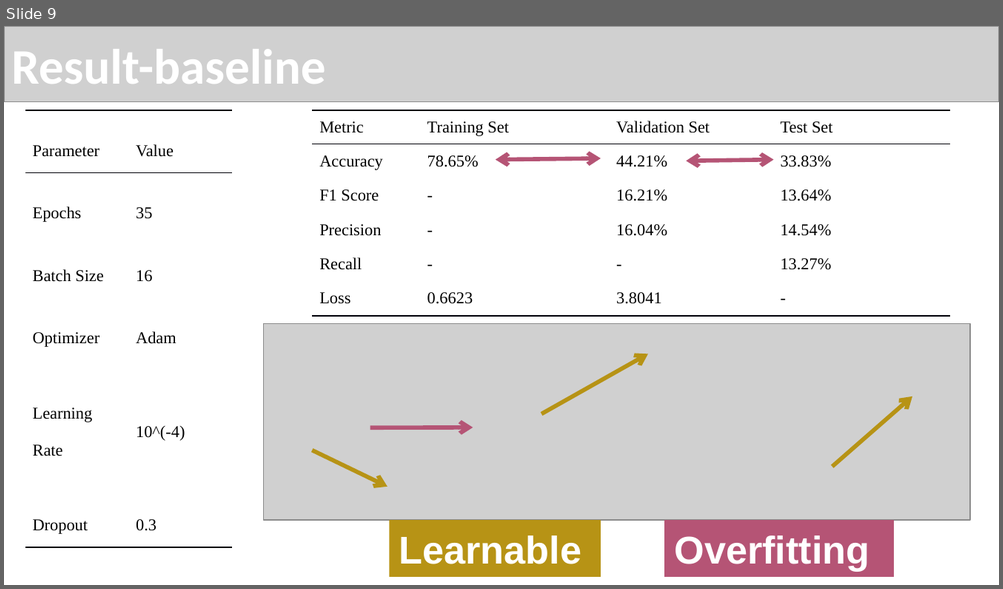
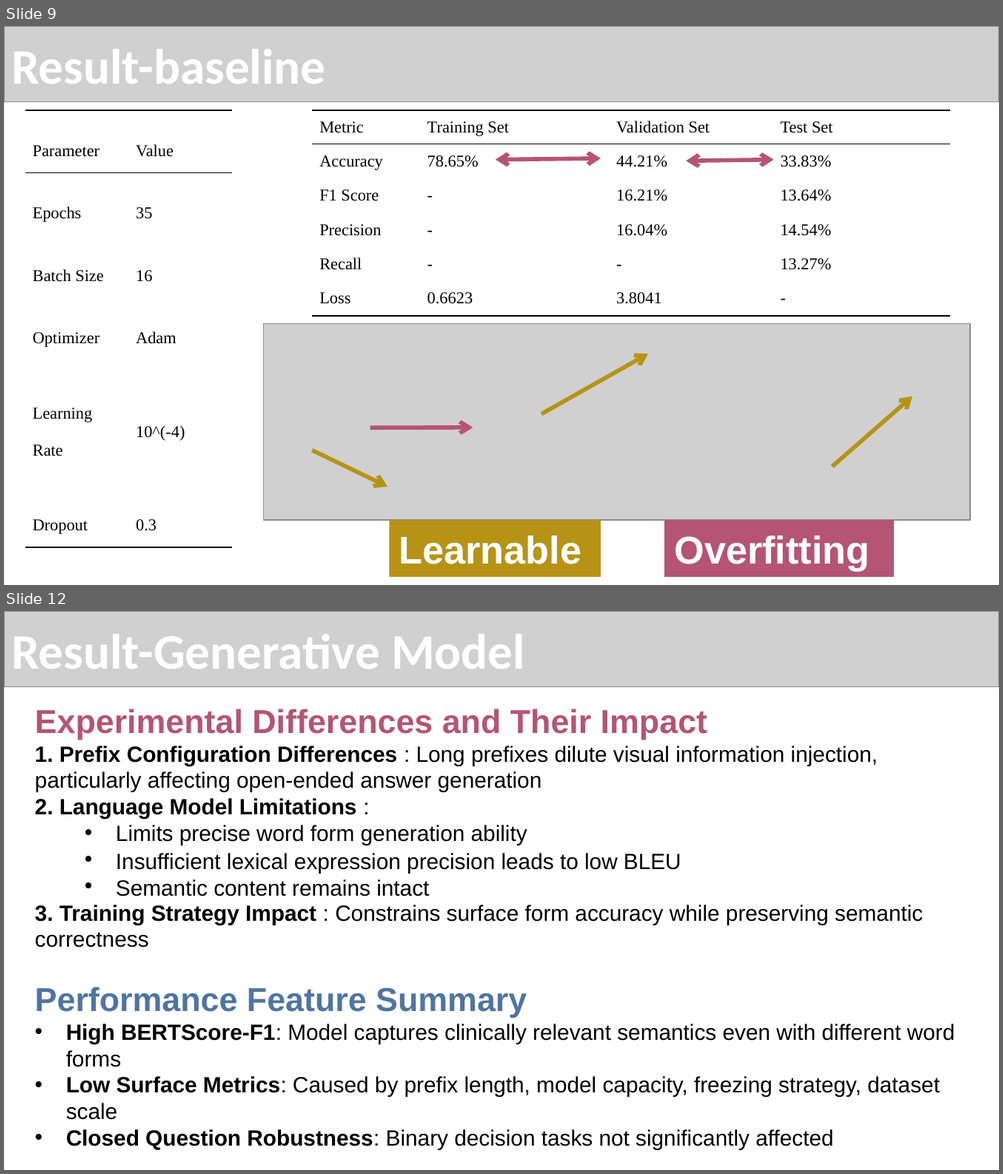
Before and after one commit to zhongjp21-coder/WOA7015_AlternativeAsscement, a slide deck: Report Dir/WOX7001_assignment2_zouting(24201617).pptx. Shown one above the other, each under a label of ours: slide 9 before the commit, slides 9 and 12 after it; the slides between them are not shown. The pictures are 1003x589 and 1003x1174 pixels, drawn with LibreOffice and Linux fonts; fonts in the diff are those of the drawing; grey boxes stand for pictures. Boxes give left, top, right and bottom in pixels: in the first picture for what was removed or moved away, otherwise in the second. Text is boxed around its words. In the diff, an @@ line names an element or a change of style, - is before the commit and + after.

```diff
--- a/Report Dir/WOX7001_assignment2_zouting(24201617).pptx
+++ b/Report Dir/WOX7001_assignment2_zouting(24201617).pptx
@@ slide 12 added at [4,611,999,1170], background #FFFFFF @@
@@ picture added at [4,611,999,686] @@
@@ title added at [11,634,525,669], 36 pt, text #FFFFFF, bold @@
+Result-Generative Model
@@ text added at [35,709,955,1150], 16 pt, text #000000 @@
+Experimental Differences and Their Impact
+1. Prefix Configuration Differences : Long prefixes dilute visual information injection, particularly affecting open-ended answer generation
+2. Language Model Limitations :
+  • Limits precise word form generation ability
+  • Insufficient lexical expression precision leads to low BLEU
+  • Semantic content remains intact
+3. Training Strategy Impact : Constrains surface form accuracy while preserving semantic correctness
+Performance Feature Summary
+• High BERTScore-F1: Model captures clinically relevant semantics even with different word forms
+• Low Surface Metrics: Caused by prefix length, model capacity, freezing strategy, dataset scale
+• Closed Question Robustness: Binary decision tasks not significantly affected
```
Also in this commit, not shown: 2 slides changed, 2 other slides added, 4 slides removed, 3 other files.
